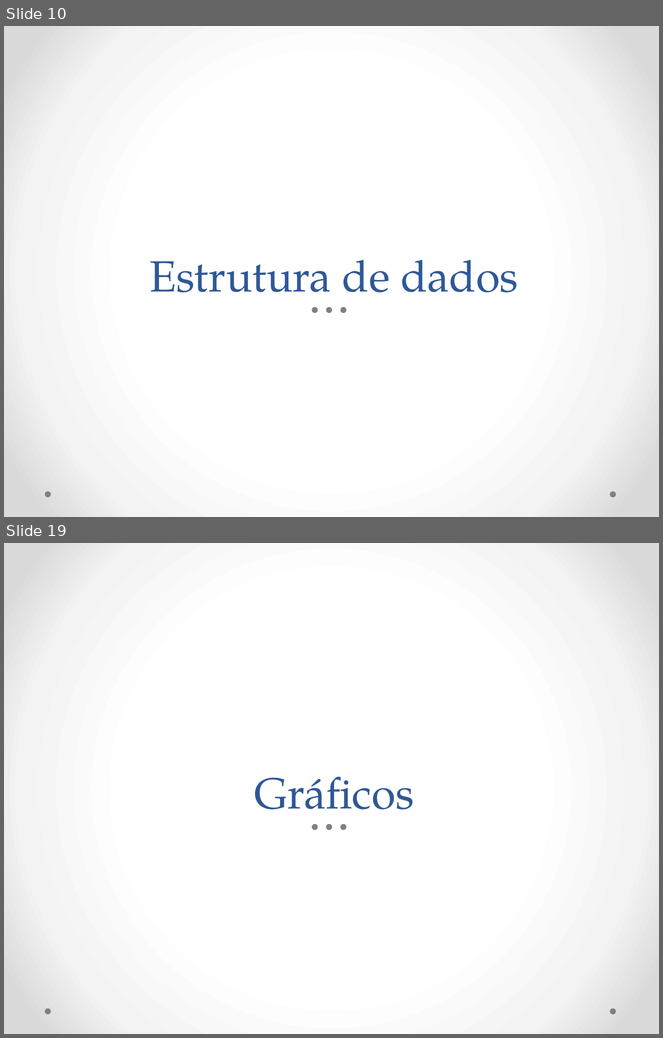
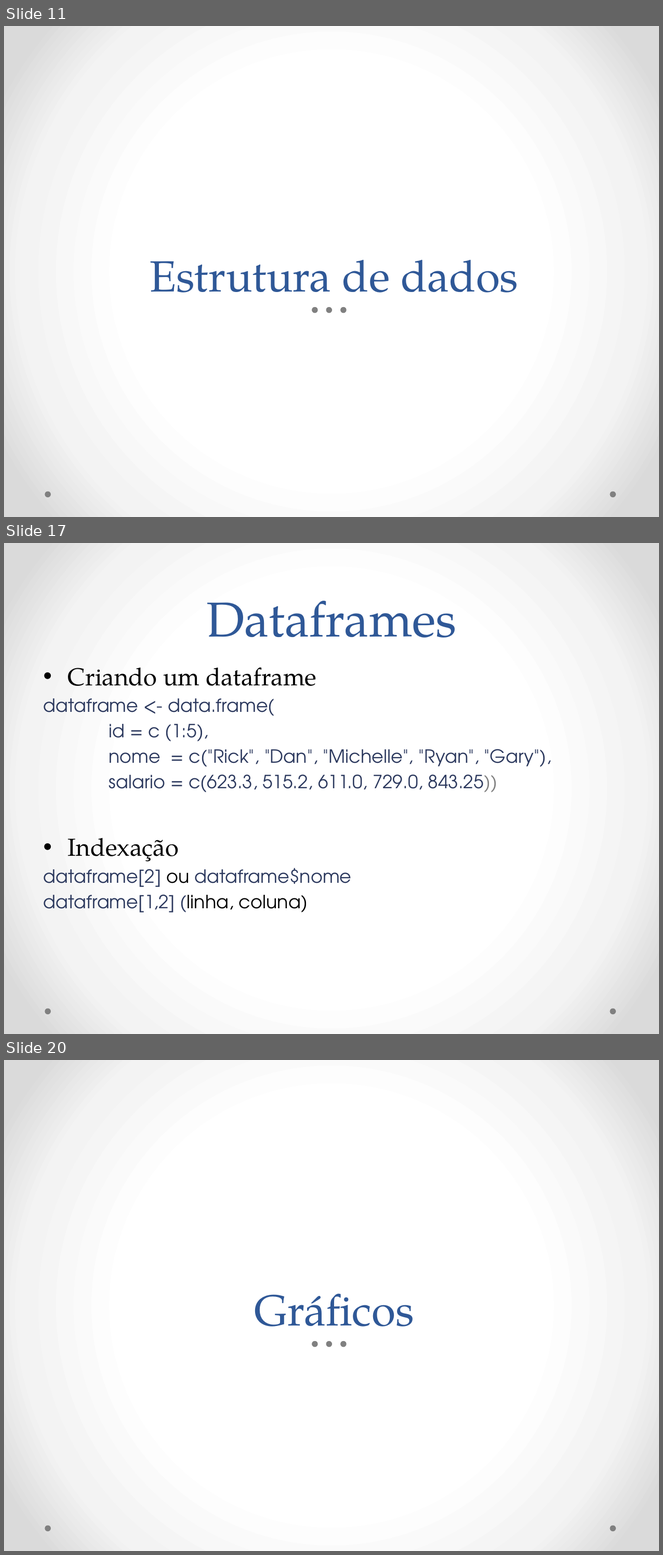
Before and after one commit to vanderfsouza/CursoR, a slide deck: Introdução ao R.pptx. Shown one above the other, each under a label of ours: slides 10 and 19 before the commit, slides 11, 17 and 20 after it; the slides between them are not shown. The pictures are 663x1038 and 663x1555 pixels, drawn with LibreOffice and Linux fonts; fonts in the diff are those of the drawing. Boxes give left, top, right and bottom in pixels: in the first picture for what was removed or moved away, otherwise in the second. Text is boxed around its words. In the diff, an @@ line names an element or a change of style, - is before the commit and + after.

```diff
--- a/Introdução ao R.pptx
+++ b/Introdução ao R.pptx
@@ slide 17 added at bbox=[4, 543, 659, 1034], background gradient #FFFFFF to #F4F4F4 to #DADADA; not listed: 2 template elements that a slide beside it also shows @@
@@ title added at bbox=[206, 601, 457, 638], 54 pt, text #2F5897 @@
+Dataframes
@@ text added at bbox=[44, 667, 552, 913], 20 pt, text #2C395E @@
+• Criando um dataframe
+dataframe <- data.frame(
+id = c (1:5),
+nome = c("Rick", "Dan", "Michelle", "Ryan", "Gary"),
+salario = c(623.3, 515.2, 611.0, 729.0, 843.25))
+• Indexação
+dataframe[2] ou dataframe$nome
+dataframe[1,2] (linha, coluna)
@@ what was slide 10 is now slide 11 @@
@@ what was slide 19 is now slide 20 @@
```
Also in this commit, not shown: 7 slides changed, 1 other slide added, 1 slide removed, 1 other file.
